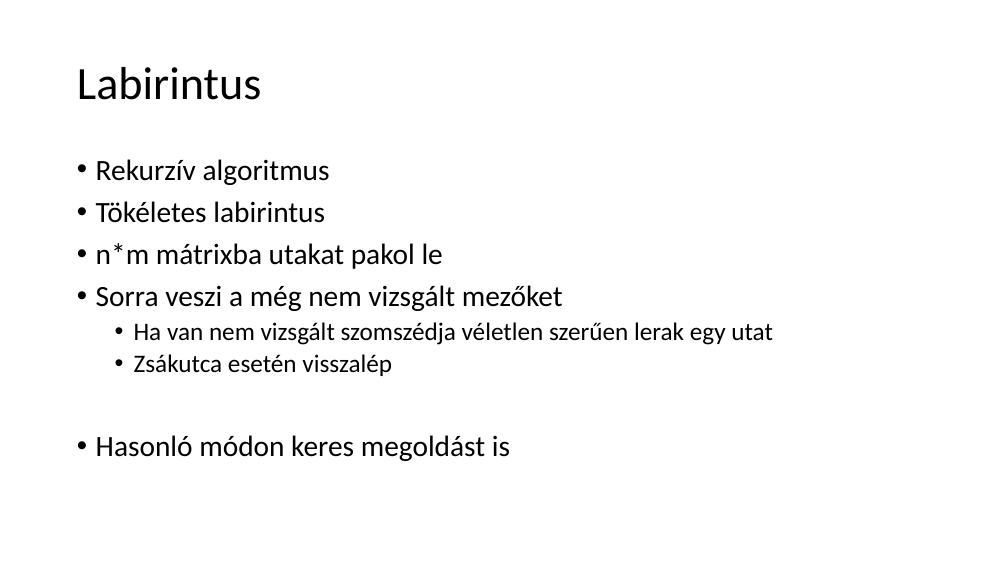
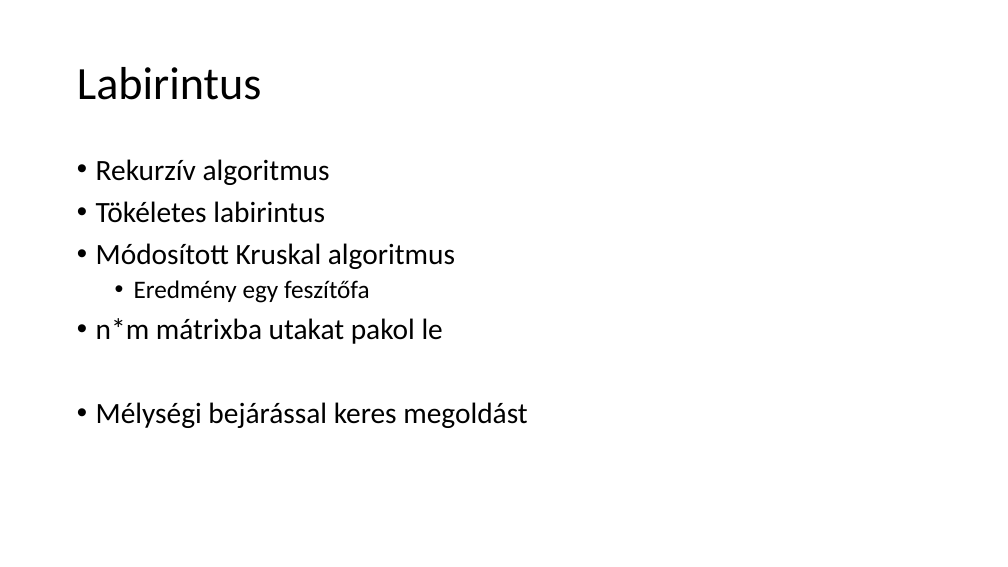
Before and after one commit to rittakos/BME_BSc, a slide deck: slide 7 of Zarovizsga/vedes.pptx. Drawn at 1008x567 pixels with LibreOffice and Linux fonts; fonts in the diff are those of the drawing. Boxes give left, top, right and bottom in pixels: in the first picture for what was removed or moved away, otherwise in the second. Text is boxed around its words. In the diff, an @@ line names an element or a change of style, - is before the commit and + after.

```diff
--- a/Zarovizsga/vedes.pptx
+++ b/Zarovizsga/vedes.pptx
@@ text at (96,243,455,303): paragraphs added @@
+• Módosított Kruskal algoritmus
+  • Eredmény egy feszítőfa
@@ text at (96,402,527,428): text changed; size 24 to 28 pt @@
-• Sorra veszi a még nem vizsgált mezőket
-  • Ha van nem vizsgált szomszédja véletlen szerűen lerak egy utat
-  • Zsákutca esetén visszalép
-• Hasonló módon keres megoldást is
+• Mélységi bejárással keres megoldást
```
Also in this commit, not shown: 1 other file.
